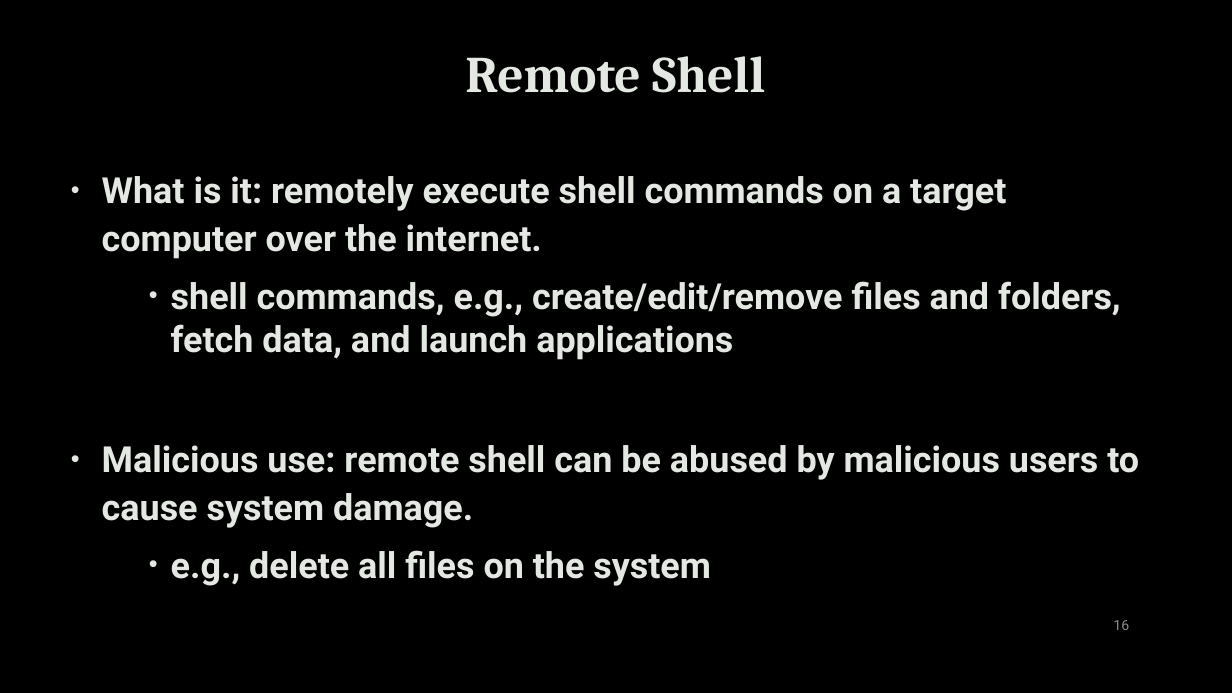
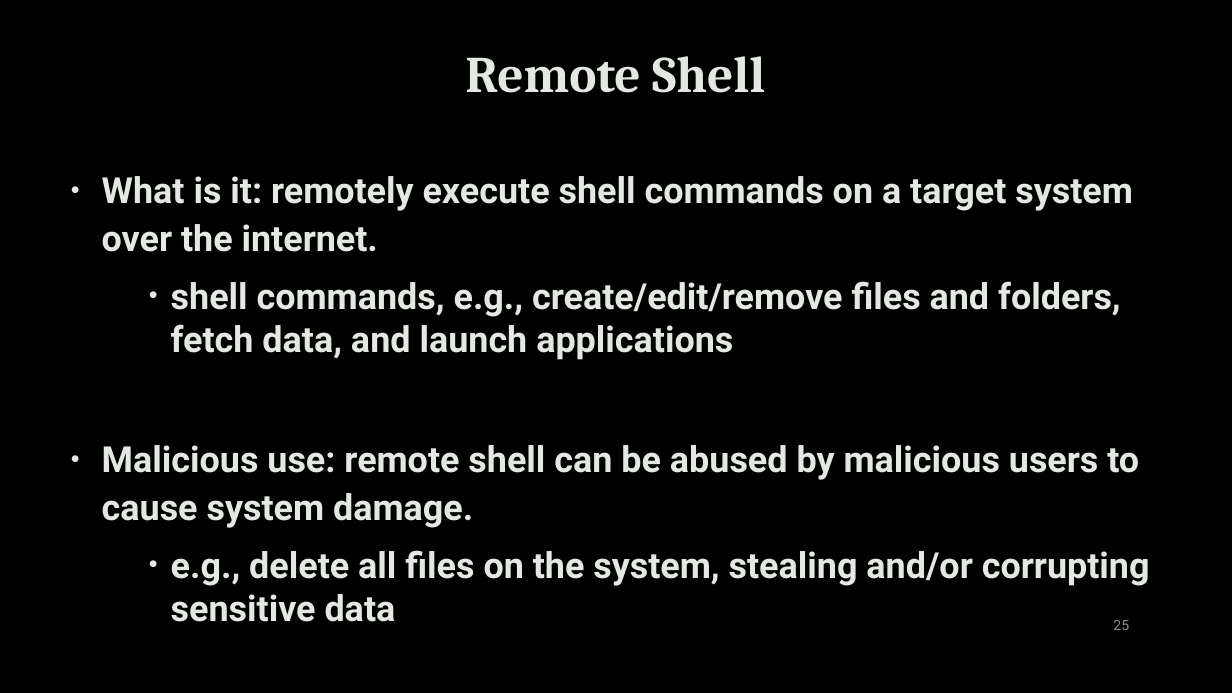
Before and after one commit to uwacyber/cits1003, a slide deck: slide 25 of cits1003-lecture_slides/CITS1003-3 NetworkAndComputers-exercises.pptx (slide 16 before the commit). Drawn at 1232x693 pixels with LibreOffice and Linux fonts; fonts in the diff are those of the drawing; background and template pictures are left out. Boxes give left, top, right and bottom in pixels: in the first picture for what was removed or moved away, otherwise in the second. Text is boxed around its words. In the diff, an @@ line names an element or a change of style, - is before the commit and + after.

```diff
--- a/cits1003-lecture_slides/CITS1003-3 NetworkAndComputers-exercises.pptx
+++ b/cits1003-lecture_slides/CITS1003-3 NetworkAndComputers-exercises.pptx
@@ text at (x1=102, y1=176, x2=1133, y2=252): text changed @@
-• What is it: remotely execute shell commands on a target computer over the internet.
+• What is it: remotely execute shell commands on a target system over the internet.
@@ text at (x1=171, y1=550, x2=1150, y2=622): text changed @@
-    • e.g., delete all files on the system
+    • e.g., delete all files on the system, stealing and/or corrupting sensitive data
@@ page number at (x1=1113, y1=620, x2=1129, y2=630): text changed @@
-16
+25
```
Also in this commit, not shown: 18 other slides changed, 15 slides added, 1 slide removed.
